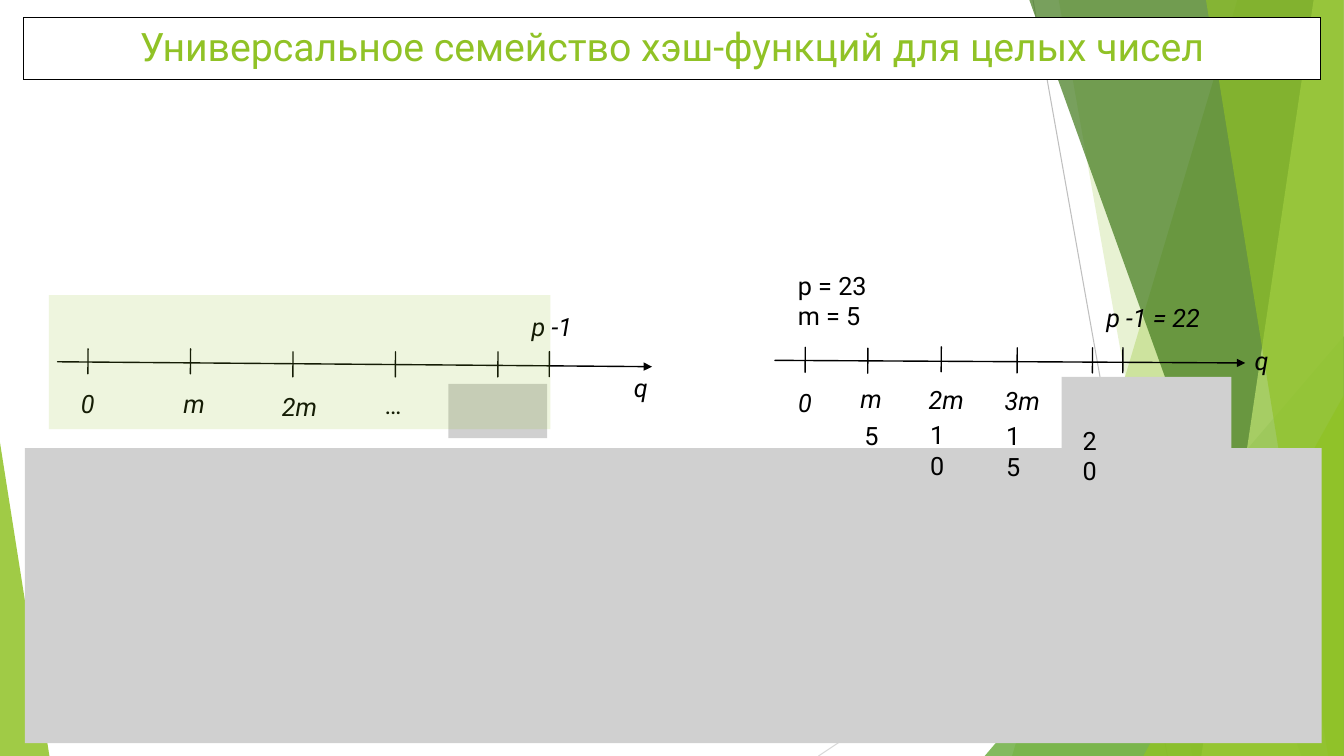
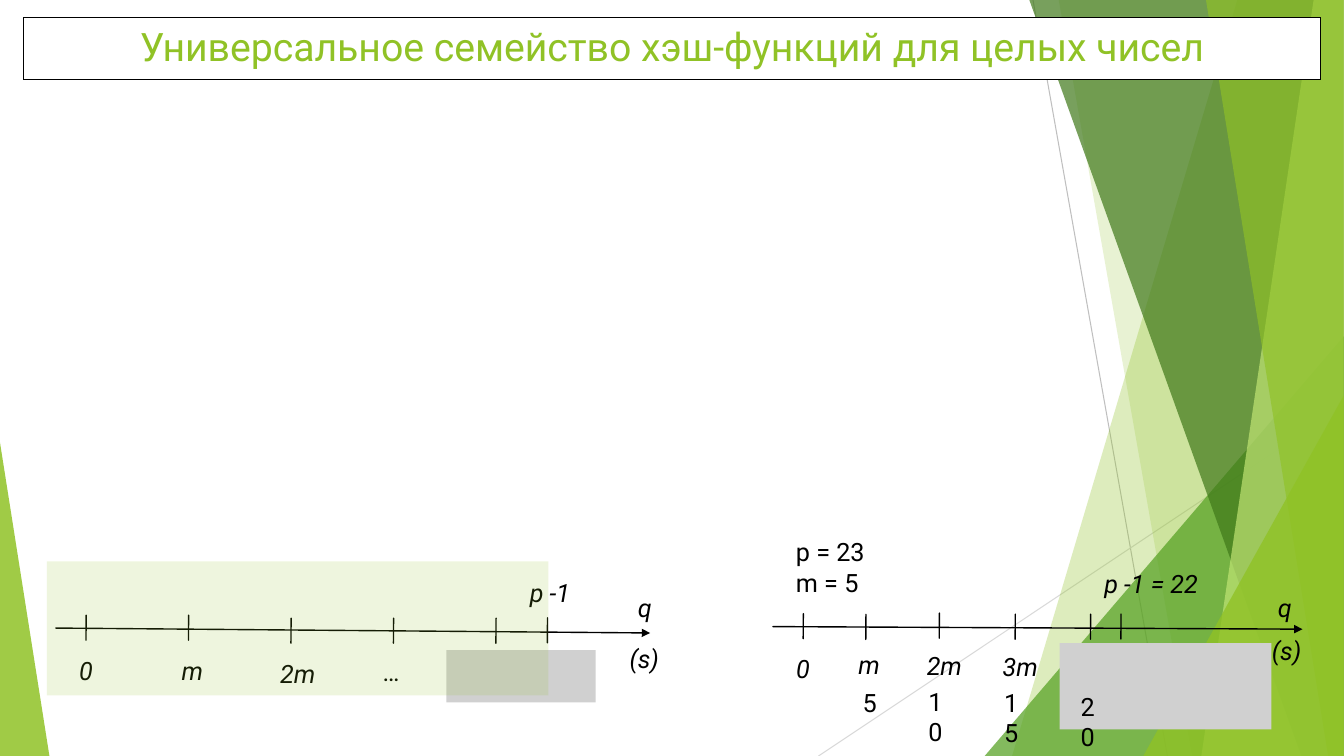
Before and after one commit to WhiteCatStudies/lectures, a slide deck: slide 12 of pt2/lectures/lecture4/lecture4.pptx. Drawn at 1344x756 pixels with LibreOffice and Linux fonts; fonts in the diff are those of the drawing; grey boxes stand for pictures. Boxes give left, top, right and bottom in pixels: in the first picture for what was removed or moved away, otherwise in the second. Text is boxed around its words. In the diff, an @@ line names an element or a change of style, - is before the commit and + after.

```diff
--- a/pt2/lectures/lecture4/lecture4.pptx
+++ b/pt2/lectures/lecture4/lecture4.pptx
@@ picture removed at (449,384,547,439) @@
@@ picture removed at (1062,377,1232,464) @@
@@ picture removed at (25,448,1323,743) @@
@@ text "q": place and size @@
-text "q" at (634,383,648,402)
+text "q" at (638,603,652,622)
@@ text "q" rewrapped from (1255,347,1269,376) to (1278,603,1292,622) @@
@@ arrow moved from (775, 360) - (1245, 363) to (773, 627) - (1303, 629) @@
@@ line moved from (868, 348) - (868, 373) to (804, 614) - (804, 639) @@
@@ line moved from (806, 348) - (806, 372) to (866, 615) - (866, 639) @@
@@ 12 texts, 10 lines, 1 arrow, 1 rectangle: place and size @@
-12 texts, 10 lines, 1 arrow, 1 rectangle at (48,277,1199,461)
+12 texts, 10 lines, 1 arrow, 1 rectangle at (47,543,1197,727)
@@ picture added at (447,650,596,703) @@
@@ text added at (630,648,659,674), 18 pt, text #000000, italic @@
+(s)
@@ picture added at (1060,643,1271,730) @@
@@ text added at (1272,640,1301,666), 18 pt, text #000000, italic @@
+(s)
@@ 3 texts: place and size @@
-3 texts at (864,414,1044,456)
+3 texts at (863,682,1042,723)
```
Also in this commit, not shown: 2 other slides changed.
